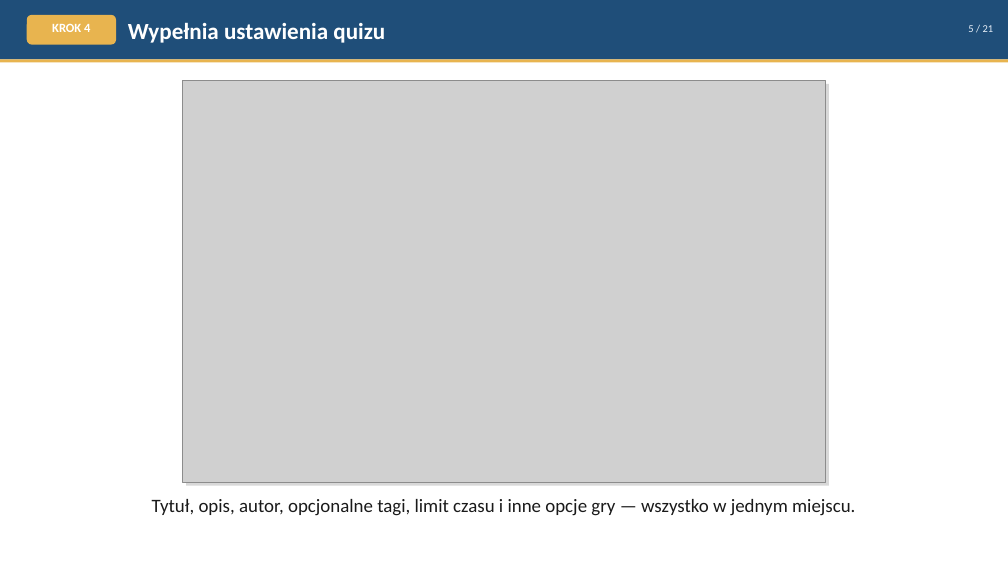
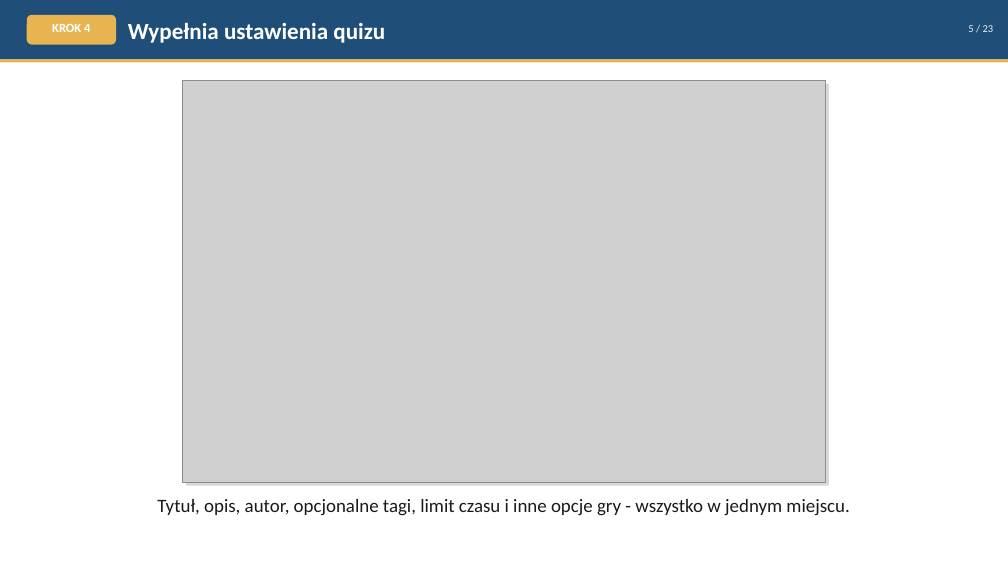
Before and after one commit to rdest-devs/cogniro, a slide deck: slide 5 of docs/cogniro-presentation.pptx. Drawn at 1008x567 pixels with LibreOffice and Linux fonts; fonts in the diff are those of the drawing; grey boxes stand for pictures. Boxes give left, top, right and bottom in pixels: in the first picture for what was removed or moved away, otherwise in the second. Text is boxed around its words. In the diff, an @@ line names an element or a change of style, - is before the commit and + after.

```diff
--- a/docs/cogniro-presentation.pptx
+++ b/docs/cogniro-presentation.pptx
@@ text at bbox=[968, 25, 994, 32]: text changed @@
-5 / 21
+5 / 23
@@ text at bbox=[157, 499, 849, 516]: text changed @@
-Tytuł, opis, autor, opcjonalne tagi, limit czasu i inne opcje gry — wszystko w jednym miejscu.
+Tytuł, opis, autor, opcjonalne tagi, limit czasu i inne opcje gry - wszystko w jednym miejscu.
```
Also in this commit, not shown: 18 other slides changed, 2 slides added.
